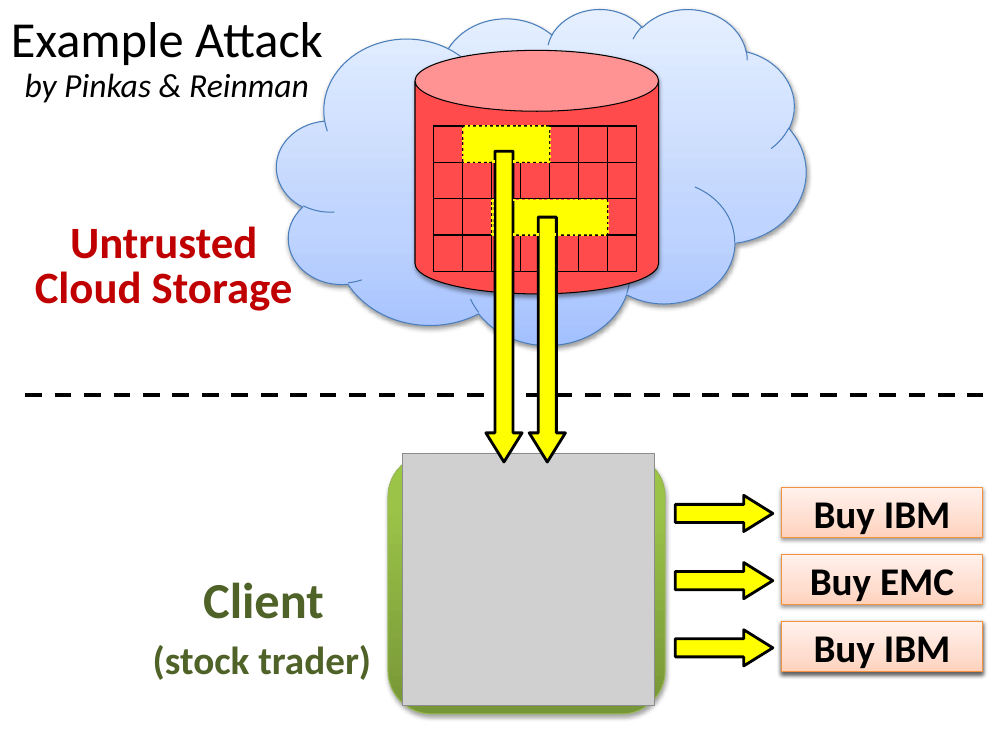
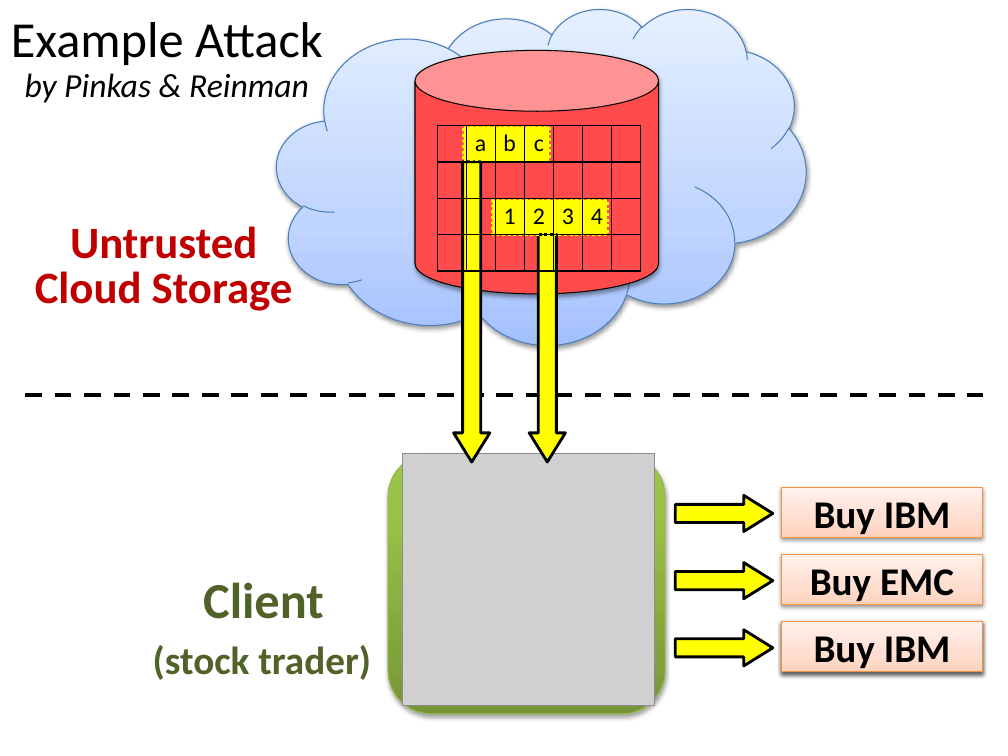
Before and after one commit to Shouling/SANDP, a slide deck: slide 4 of PracticalORam.pptx (slide 6 before the commit). Drawn at 1008x756 pixels with LibreOffice and Linux fonts; fonts in the diff are those of the drawing; grey boxes stand for pictures. Boxes give left, top, right and bottom in pixels: in the first picture for what was removed or moved away, otherwise in the second. Text is boxed around its words. In the diff, an @@ line names an element or a change of style, - is before the commit and + after.

Commit message:
CF slides

```diff
--- a/PracticalORam.pptx
+++ b/PracticalORam.pptx
@@ table at [437, 126, 642, 271] @@
+row 1:  | a | b | c |  |  | 
+row 3:  |  | 1 | 2 | 3 | 4 | 
-row 3:  |  |  |  |  |  | 
-row 4:  |  |  |  |  |  | 
@@ table: place and size @@
-table at [433, 126, 638, 271]
+table at [437, 126, 642, 271]
@@ down arrow: place and size @@
-down arrow at [486, 151, 522, 462]
+down arrow at [454, 161, 490, 462]
@@ down arrow: place and size @@
-down arrow at [529, 217, 565, 462]
+down arrow at [529, 235, 565, 463]
```
Also in this commit, not shown: 9 slides removed.
